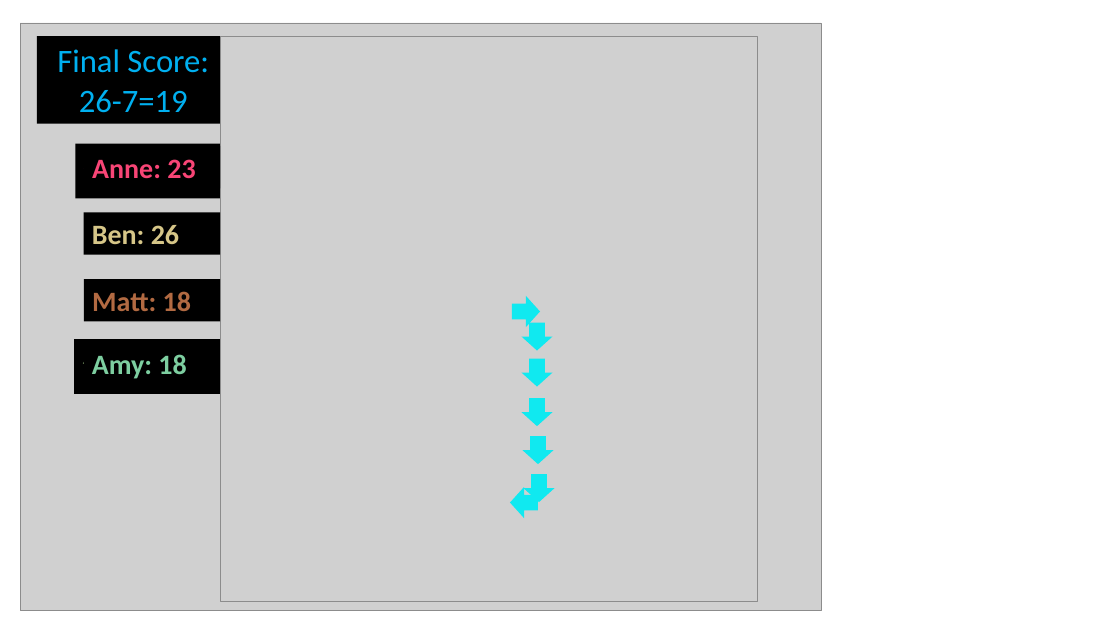
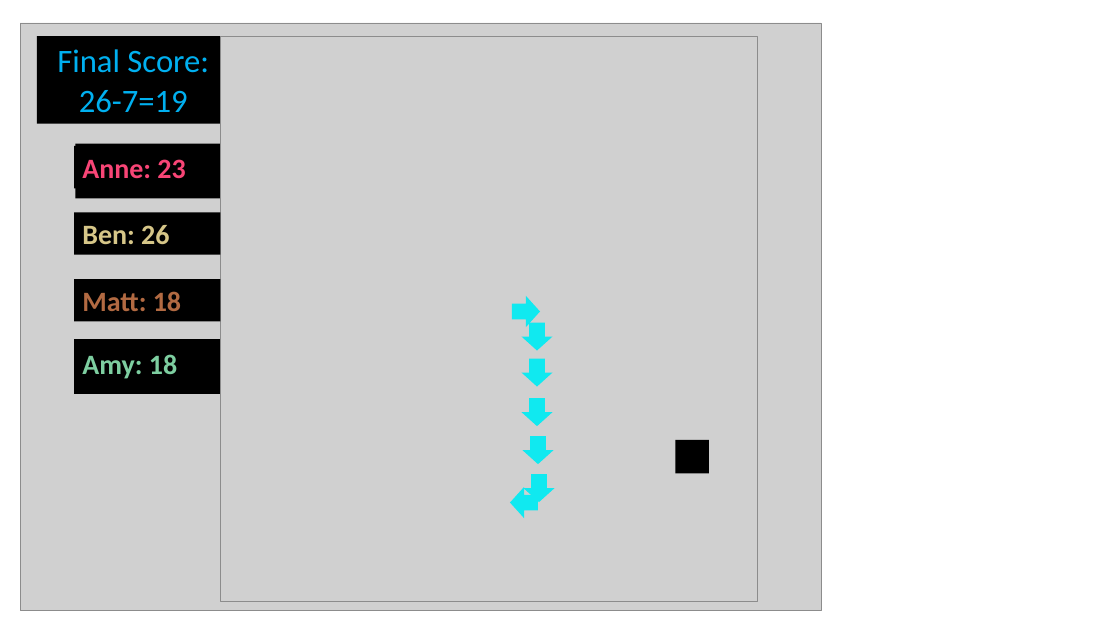
Before and after one commit to yunshiuan/tomnet-project, a slide deck: slide 5 of report/ToMNET.pptx. Drawn at 1120x630 pixels with LibreOffice and Linux fonts; fonts in the diff are those of the drawing; grey boxes stand for pictures. Boxes give left, top, right and bottom in pixels: in the first picture for what was removed or moved away, otherwise in the second. Text is boxed around its words. In the diff, an @@ line names an element or a change of style, - is before the commit and + after.

```diff
--- a/report/ToMNET.pptx
+++ b/report/ToMNET.pptx
@@ rectangle "Anne: 23": place and size @@
-rectangle "Anne: 23" at (84, 146, 220, 188)
+rectangle "Anne: 23" at (74, 146, 210, 188)
@@ rectangle "Ben: 26": place and size @@
-rectangle "Ben: 26" at (84, 213, 221, 255)
+rectangle "Ben: 26" at (74, 213, 220, 255)
@@ rectangle "Matt: 18": place and size @@
-rectangle "Matt: 18" at (84, 279, 220, 321)
+rectangle "Matt: 18" at (74, 279, 220, 321)
@@ text "Amy: 18" rewrapped from (92, 356, 172, 379) to (82, 354, 177, 379) @@
@@ rectangle added at (676, 440, 709, 474), fill #000000 @@
```
Also in this commit, not shown: 8 other files.
